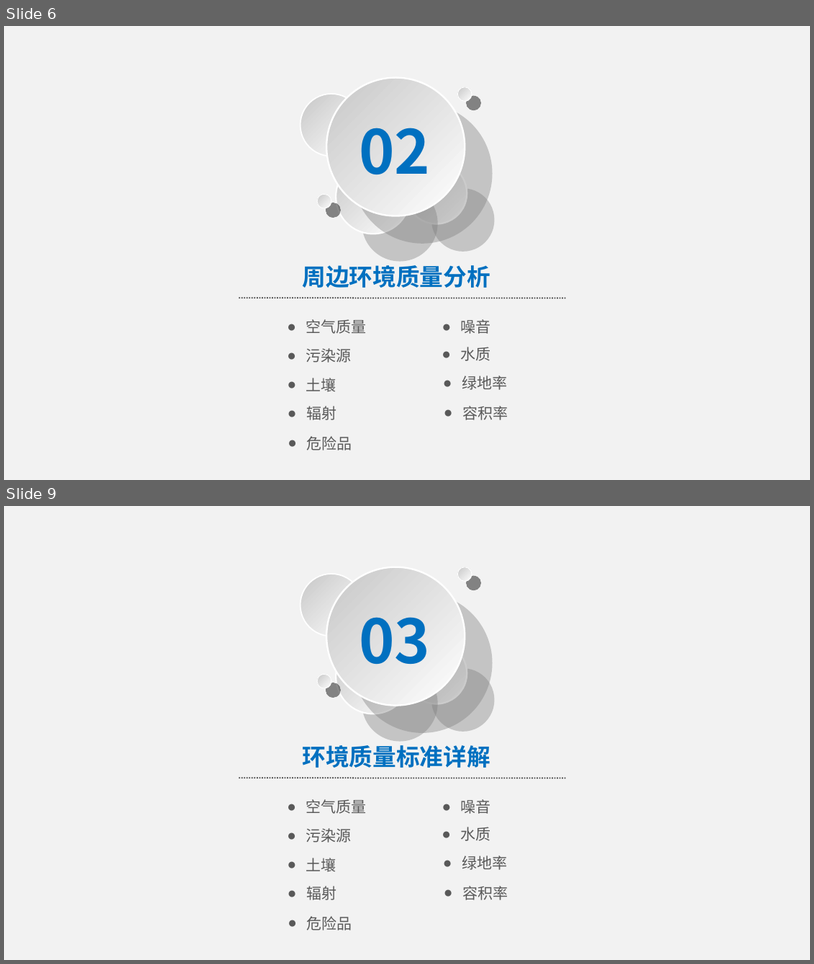
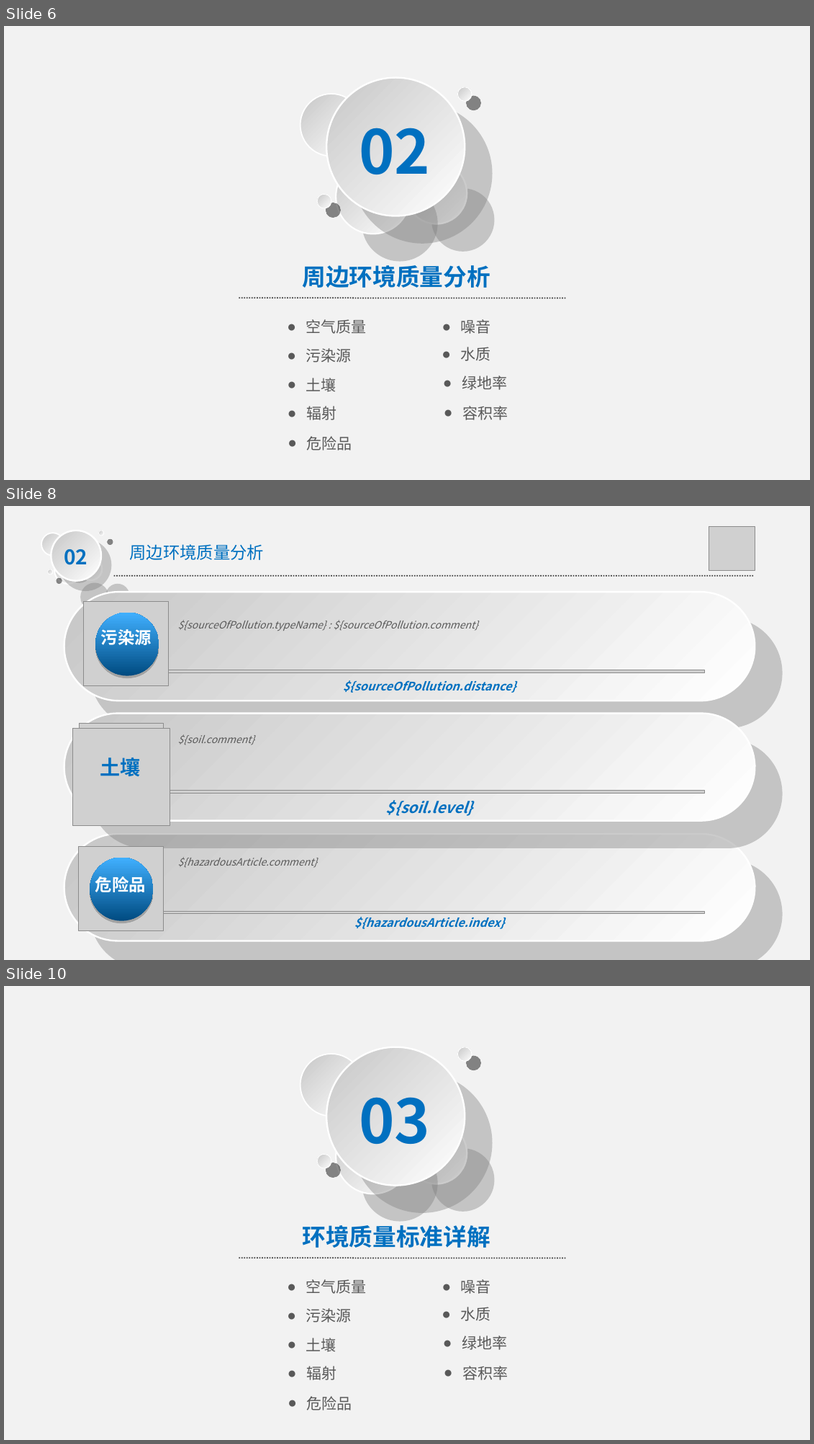
Before and after one commit to PowerYangcl/ddhj, a slide deck: src/main/resource/template/report.ppt. Shown one above the other, each under a label of ours: slides 6 and 9 before the commit, slides 6, 8 and 10 after it; the slides between them are not shown. The pictures are 814x964 and 814x1444 pixels, drawn with LibreOffice and Linux fonts; fonts in the diff are those of the drawing; grey boxes stand for pictures. Boxes give left, top, right and bottom in pixels: in the first picture for what was removed or moved away, otherwise in the second. Text is boxed around its words. In the diff, an @@ line names an element or a change of style, - is before the commit and + after.

```diff
--- a/src/main/resource/template/report.ppt
+++ b/src/main/resource/template/report.ppt
@@ slide 8 added at bbox=[4, 506, 810, 960], background #F2F2F2 @@
@@ picture added at bbox=[709, 527, 755, 571] @@
@@ text added at bbox=[129, 544, 264, 560], 20 pt, text #0070C0 @@
+周边环境质量分析
@@ group added at bbox=[41, 530, 104, 584]: 6 ellipses, 1 text @@
+02
@@ rounded rectangle added at bbox=[64, 592, 755, 700], fill gradient #FFFFFF to #C7C7C7, outline #FFFFFF 2.01 pt @@
@@ line added from (114, 576) to (754, 576), #3F3F3F 1.5 pt dashed @@
@@ picture added at bbox=[84, 601, 168, 685] @@
@@ ellipse added at bbox=[95, 613, 159, 676], fill gradient #004B81 to #40B0FF @@
@@ text added at bbox=[101, 629, 152, 645], 20 pt, text #FFFFFF, bold @@
+污染源
@@ text added at bbox=[178, 620, 478, 631], 12 pt, text #595959, italic @@
+${sourceOfPollution.typeName} : ${sourceOfPollution.comment}
@@ picture added at bbox=[113, 670, 704, 672] @@
@@ text added at bbox=[343, 680, 517, 692], 14 pt, text #0070C0, bold, italic @@
+${sourceOfPollution.distance}
@@ rounded rectangle added at bbox=[64, 713, 755, 820], fill gradient #FFFFFF to #C7C7C7, outline #FFFFFF 2.01 pt @@
@@ picture added at bbox=[72, 728, 170, 825] @@
@@ picture added at bbox=[79, 723, 164, 808] @@
@@ text added at bbox=[178, 734, 255, 745], 12 pt, text #595959, italic @@
+${soil.comment}
@@ text added at bbox=[100, 757, 140, 777], 24 pt, text #0070C0, bold @@
+土壤
@@ picture added at bbox=[113, 790, 704, 793] @@
@@ text added at bbox=[386, 800, 473, 816], 18 pt, text #0070C0, bold, italic @@
+${soil.level}
@@ rounded rectangle added at bbox=[64, 834, 755, 941], fill gradient #FFFFFF to #C7C7C7, outline #FFFFFF 2.01 pt @@
@@ picture added at bbox=[78, 846, 163, 930] @@
@@ ellipse added at bbox=[90, 857, 153, 921], fill gradient #004B81 to #40B0FF @@
@@ text added at bbox=[178, 857, 317, 867], 12 pt, text #595959, italic @@
+${hazardousArticle.comment}
@@ text added at bbox=[95, 876, 146, 892], 20 pt, text #FFFFFF, bold @@
+危险品
@@ picture added at bbox=[113, 911, 704, 913] @@
@@ text added at bbox=[355, 916, 505, 929], 14 pt, text #0070C0, bold, italic @@
+${hazardousArticle.index}
@@ what was slide 9 is now slide 10 @@
```
Also in this commit, not shown: 3 slides changed, 4 other files.
